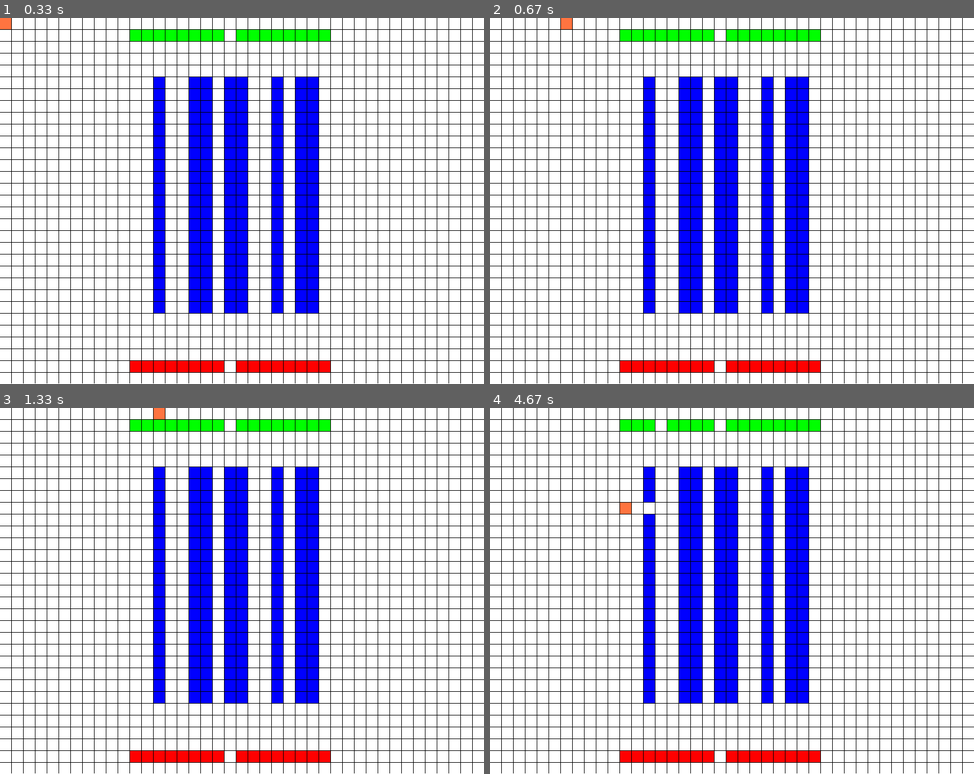
Above: before the commit, frames 1-4 (two rows, left to right).
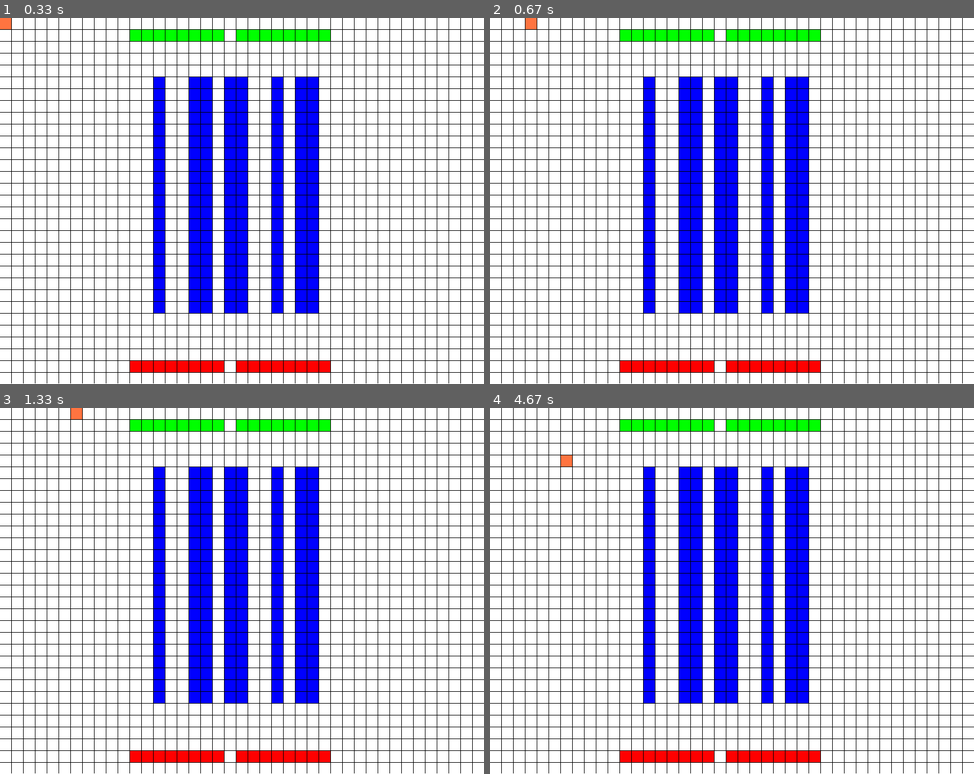
Above: after the commit, the same moments.

Repository: ironmann250/warehouse-simulator
Game: pygame game, started from interface.py
Same seed, same stepped clock (60 frames per second), same inputs: the game is played once before the commit and once after it.
Inputs:
- Up to frame 1 (0.33 s): no input
- Up to frame 2 (0.67 s): hold Right from 0.33 s (still down)
- Up to frame 3 (1.33 s): release Right at 0.8 s; hold Up 0.83-1.13 s; hold Right from 1.17 s (still down)
- Up to frame 4 (4.67 s): release Right at 1.63 s; hold Left 1.67-2.2 s; hold Down 2.23-2.53 s; hold Left 2.57-2.97 s; hold Up 3-3.37 s; hold Right 3.4-4.03 s; hold Down 4.07-4.43 s; hold Left from 4.47 s (still down)

Frame 1 is identical in both runs. In frame 2, 0.1% of the frame differs, in the area x 7-17%, y 0-4%; in frame 3, 0.1%; in frame 4, 0.3%, in the area x 14-37%, y 3-29%.

Commit message:
fixed grid size bug

Diff:
--- a/interface.py
+++ b/interface.py
@@ -105,7 +105,7 @@
         if not self.init: #only run at init
             return
         cols,rows=self.grid_size
-        self.grid=[[[0,0]]*cols for i in range(rows)] #init grid with 0s
+        self.grid=[[[0,0]]*(rows+1) for i in range(cols+1)] #init grid with 0s
         #assume all are on  on line - will later change lines to crates_width
         total_inputs=config.INPUT*config.INPUT_CONTAINERS #assume all inlines are inputs
         total_outputs=config.OUTPUTS*config.OUTPUT_CONTAINERS
@@ -193,11 +193,11 @@
             self.crane[0]+=1
 
         #check signs and border
-        if self.crane[0] <0:
+        if self.crane[0]<0:
             self.crane[0]=0
         elif self.crane[0]>self.grid_size[0]:
             self.crane[0]=self.grid_size[0]
-        if self.crane[1] <0:
+        if self.crane[1]<0:
             self.crane[1]=0
         elif self.crane[1]>self.grid_size[1]:
             self.crane[1]=self.grid_size[1]
@@ -245,16 +245,16 @@
 
             if keys[K_UP]:
                 self.move_crane('up')
-                time.sleep(0.05)
+                time.sleep(0.1)
             if keys[K_DOWN]:
                 self.move_crane('down')
-                time.sleep(0.05)
+                time.sleep(0.1)
             if keys[K_LEFT]:
                 self.move_crane('left')
-                time.sleep(0.05)
+                time.sleep(0.1)
             if keys[K_RIGHT]:
                 self.move_crane('right')
-                time.sleep(0.05)
+                time.sleep(0.1)
 
             for event in pygame.event.get():
                 if event.type == pygame.QUIT:
--- /dev/null
+++ b/pltexample.py
@@ -0,0 +1,34 @@
+import matplotlib.pyplot as plt
+import numpy as np
+
+x=np.linspace(0,10,1000)
+y=np.sin(x)
+z=np.cos(x**2)
+# fig=plt.figure(figsize=(8,4))
+# ax=fig.add_subplot(211)
+# plt.subplot(2,1,1)
+
+# plt.plot(x,y,label="$sin(x)$",color="red",linewidth=2)
+# plt.ylabel("y Volt")
+# plt.subplot(2,1,2)
+# plt.plot(x,z,label="$cos(x^2)$",color="blue",linewidth=1)
+# plt.ylabel("z Volt")
+# plt.xlabel("Time(s)")
+# ax.annotate('sin(x)',xy=(2,1),xytext=(3,1.5),
+#             arrowprops=dict(facecolor="black",shrink=0.05))
+# ax.set_ylim(0.2,2)
+#plt.show()
+
+import pylab,math
+
+x_values=[]
+y_values=[]
+num=0.0
+
+while num<math.pi*4:
+    y_values.append(math.sin(num))
+    x_values.append(num)
+    num+=0.1
+
+pylab.plot(x_values,y_values,'ro')
+pylab.show()
